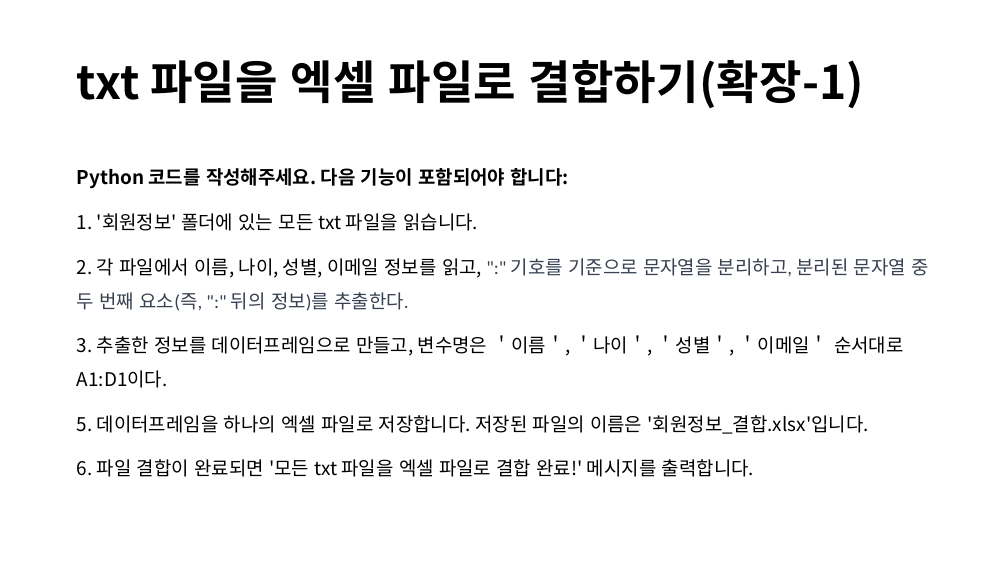
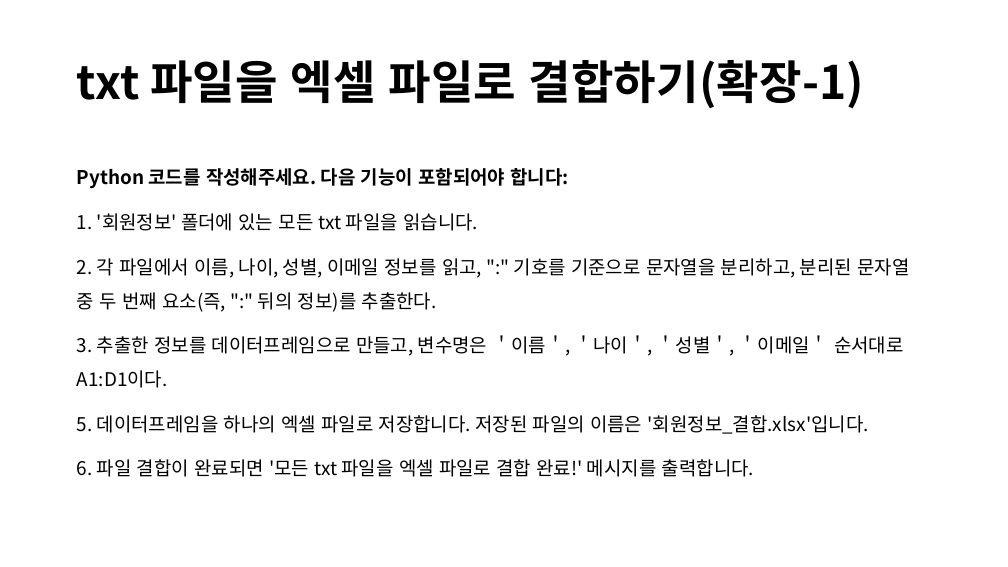
Before and after one commit to lolsaless/Python, a slide deck: slide 10 of 프롬프트 시연.pptx. Drawn at 1008x567 pixels with LibreOffice and Linux fonts; fonts in the diff are those of the drawing. Boxes give left, top, right and bottom in pixels: in the first picture for what was removed or moved away, otherwise in the second. Text is boxed around its words. In the diff, an @@ line names an element or a change of style, - is before the commit and + after.

```diff
--- a/프롬프트 시연.pptx
+++ b/프롬프트 시연.pptx
@@ text at bbox=[77, 258, 909, 312]: font Calibri to Noto Sans CJK KR, text colour #374151 to #000000 in "":" 기호를 기준으로 문자열을 분리하고, 분리된 문자열 ..." @@
```
Also in this commit, not shown: 6 other slides changed, 3 other files.
